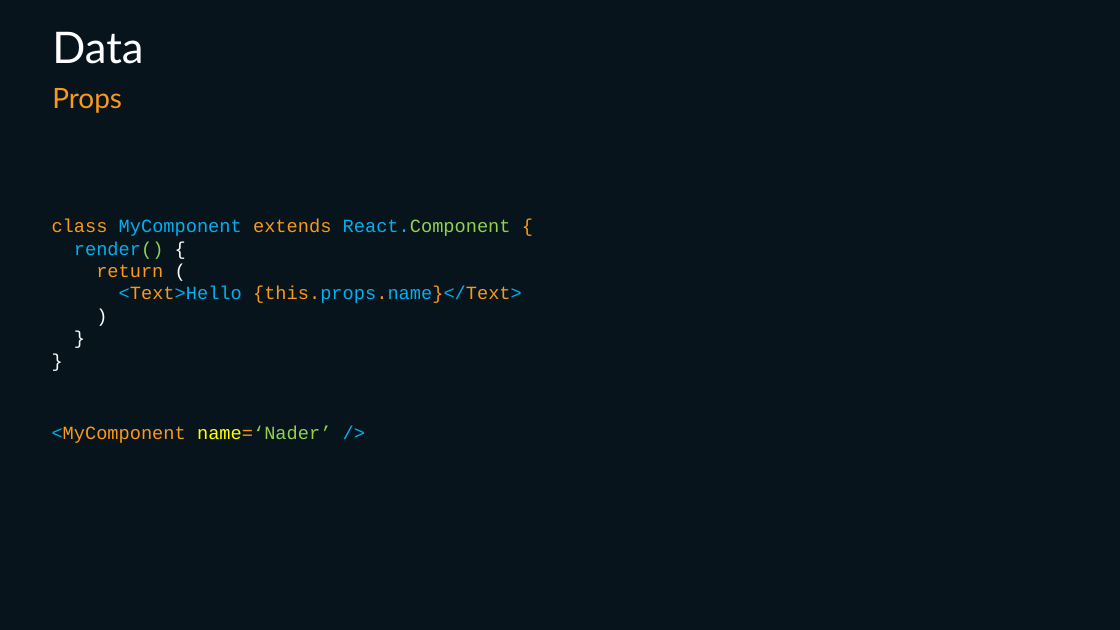
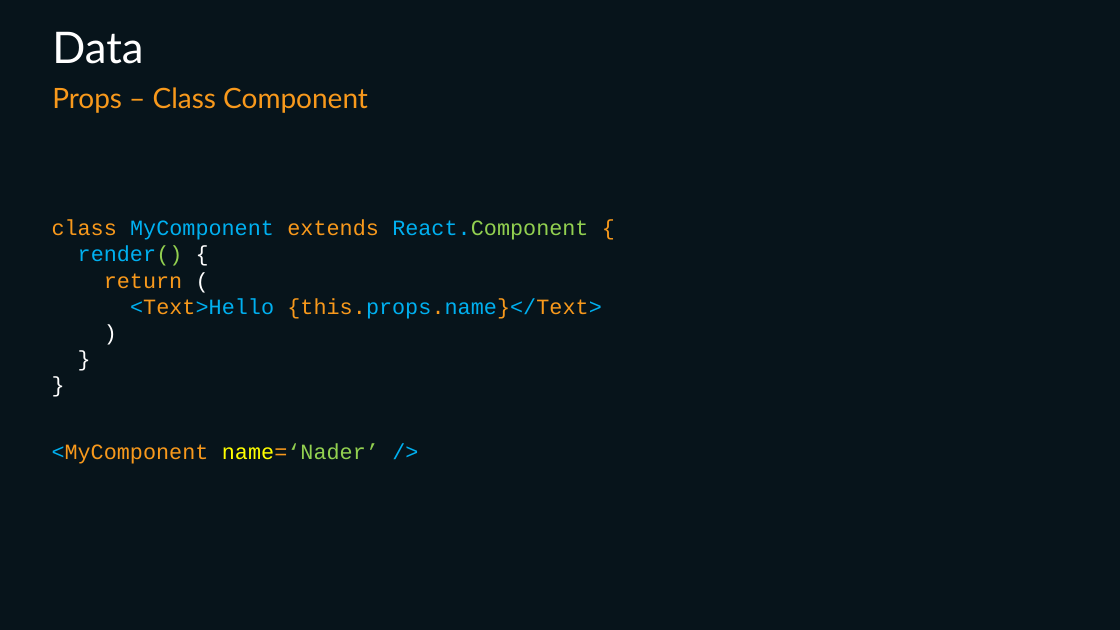
Before and after one commit to dabit3/react-native-bootcamp, a slide deck: slide 35 of Introduction to React Native.pptx (slide 34 before the commit). Drawn at 1120x630 pixels with LibreOffice and Linux fonts; fonts in the diff are those of the drawing. Boxes give left, top, right and bottom in pixels: in the first picture for what was removed or moved away, otherwise in the second. Text is boxed around its words. In the diff, an @@ line names an element or a change of style, - is before the commit and + after.

```diff
--- a/Introduction to React Native.pptx
+++ b/Introduction to React Native.pptx
@@ text at (52, 87, 368, 113): text changed @@
-Props
+Props – Class Component
@@ text "class MyComponent extends React.Component {" at (52, 220, 601, 319): size 12 to 14 pt @@
@@ text "<MyComponent name=‘Nader’ />" at (52, 444, 379, 464): size 12 to 14 pt @@
@@ text "<MyComponent name=‘Nader’ />": place and size @@
-text "<MyComponent name=‘Nader’ />" at (52, 426, 331, 443)
+text "<MyComponent name=‘Nader’ />" at (52, 444, 379, 464)
```
Also in this commit, not shown: 2 other slides changed, 2 slides added, 2 other files.
